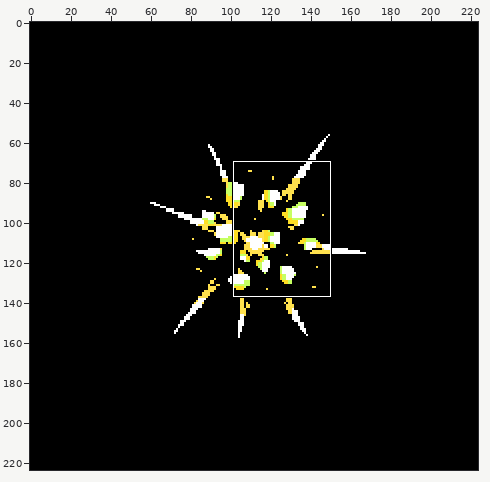
Edited in one commit: pixel-art file (Assets/Effects/Hitsparks/AsepriteFiles/Breakspark.aseprite). The first picture is a wide view before the edit; the outline marks the close-up.
Close-up. The starting point:
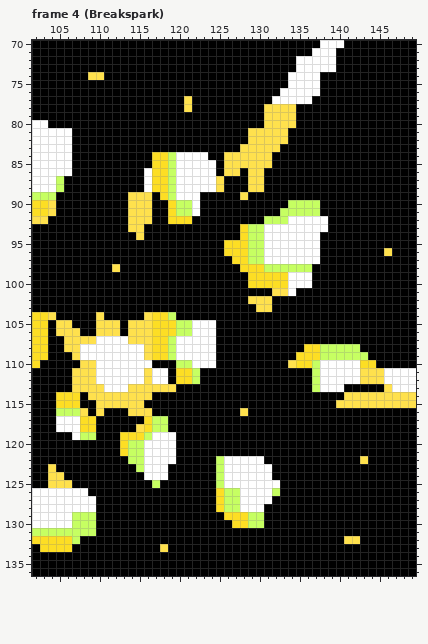
224x224 pixels, 14 frames. Shown: frame 4 (Breakspark): x 102..149, y 70..136. The commit also changed other frames or places, which this record leaves out.
New version:
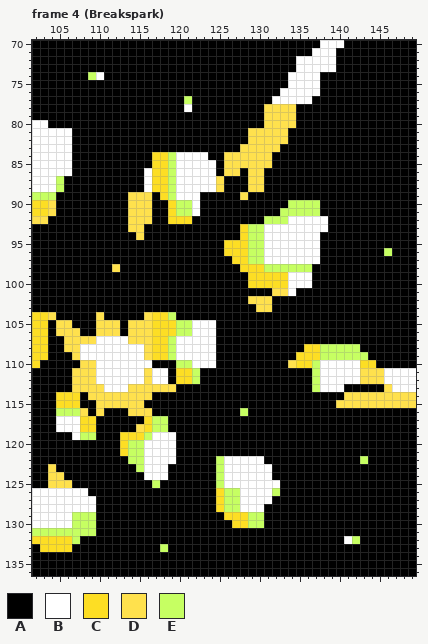
Palette (. is transparent): A #000000  B #ffffff  C #fdde24  D #ffe14d  E #c6ff62
The exact change:
Frame 4 (Breakspark), layer "Sprite":
Colour D becomes colour B in row 74 at x 110; in row 78 at x 121; in row 132 at x 141.
Colour D becomes colour E in row 74 at x 109; in row 77 at x 121; in row 96 at x 146; in row 116 at x 128; in row 122 at x 143; in row 132 at x 142.
Colour D becomes colour E in row 133 at x 118.
